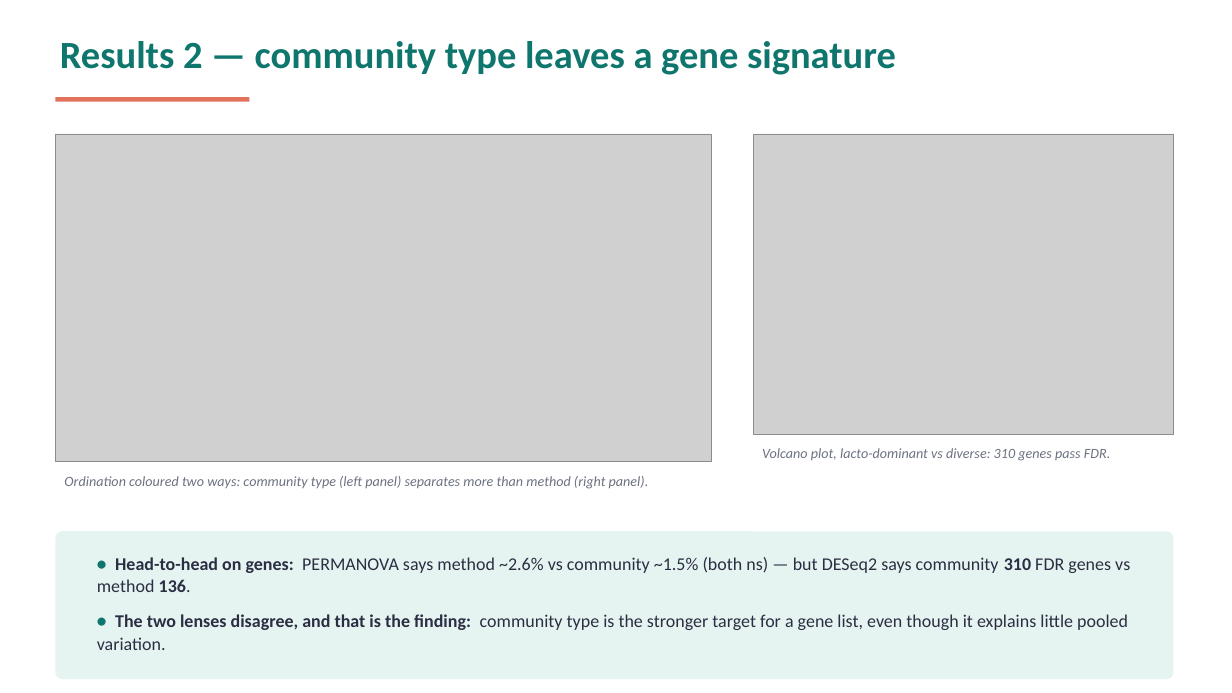
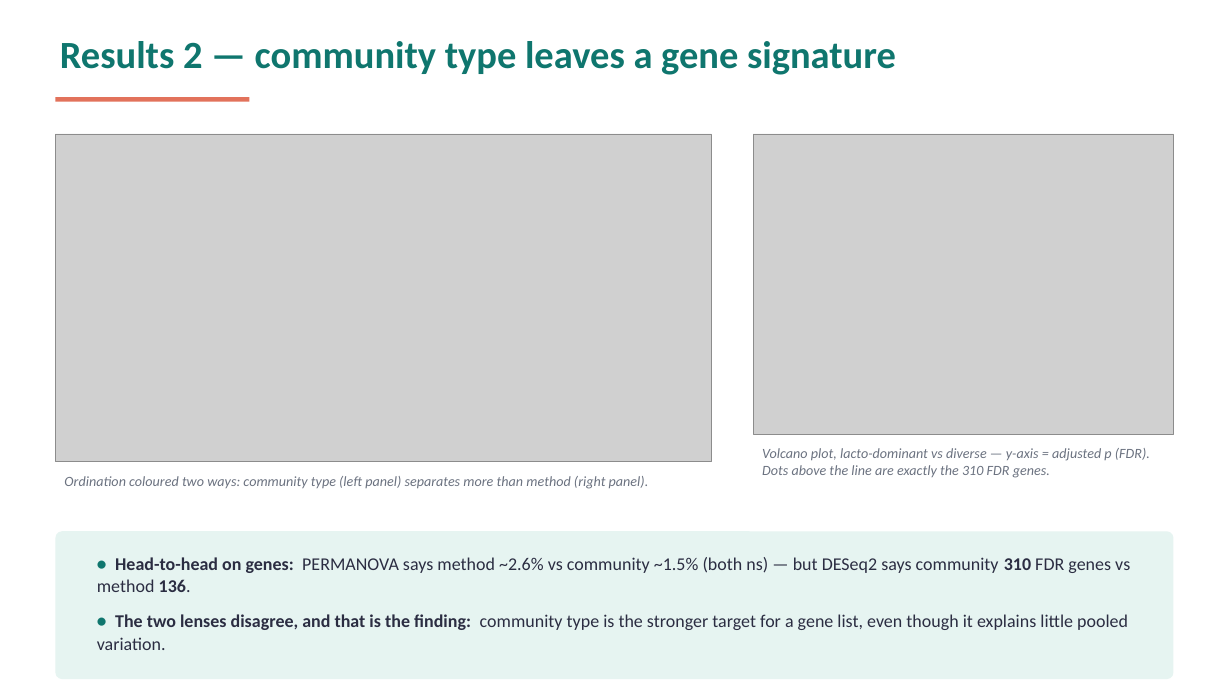
Before and after one commit to Kasmira-G/Data-Science-For-Biology-Workshop2_Multi-omics, a slide deck: slide 7 of group_project/03-presentation.pptx. Drawn at 1232x693 pixels with LibreOffice and Linux fonts; fonts in the diff are those of the drawing; grey boxes stand for pictures. Boxes give left, top, right and bottom in pixels: in the first picture for what was removed or moved away, otherwise in the second. Text is boxed around its words. In the diff, an @@ line names an element or a change of style, - is before the commit and + after.

Commit message:
Add volcano with adjusted p-values on the y-axis
Second volcano plot for the community-type DESeq2 test: -log10(FDR)
instead of -log10(raw p). Dots above the dashed line are now exactly the
FDR < 0.05 genes; heights bunch into steps because the correction gives
many genes the same adjusted value. Raw-p version kept alongside in the
report for detail/near-misses. Both decks updated; significance still
judged by FDR throughout.

```diff
--- a/group_project/03-presentation.pptx
+++ b/group_project/03-presentation.pptx
@@ text at box(762, 448, 1150, 478): text changed @@
-Volcano plot, lacto-dominant vs diverse: 310 genes pass FDR.
+Volcano plot, lacto-dominant vs diverse — y-axis = adjusted p (FDR). Dots above the line are exactly the 310 FDR genes.
```
Also in this commit, not shown: 4 other files.
